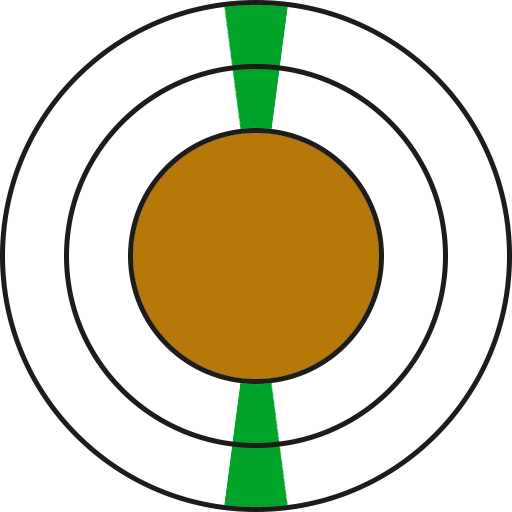
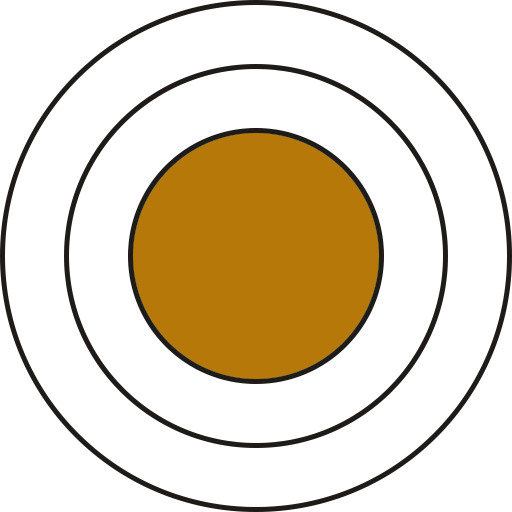
Before/after of a 512px x 512px layered artwork. What changed in the layer stack:
hid "Layer 2" over (x1=224, y1=5, x2=288, y2=507)
